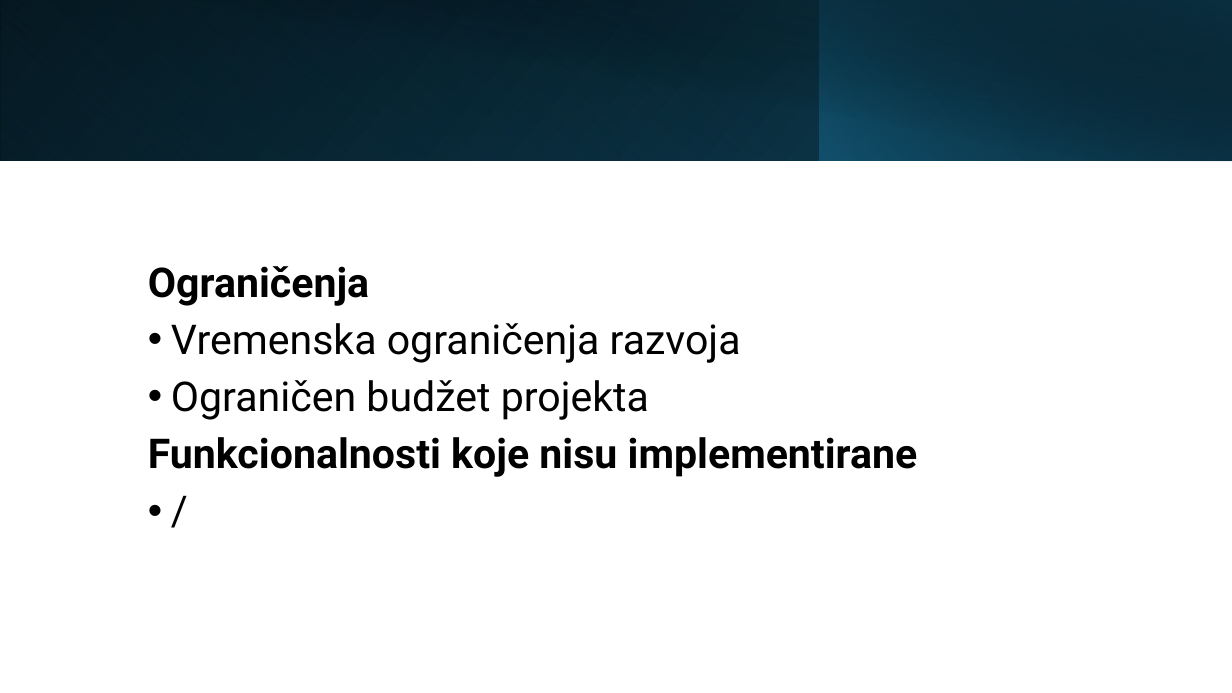
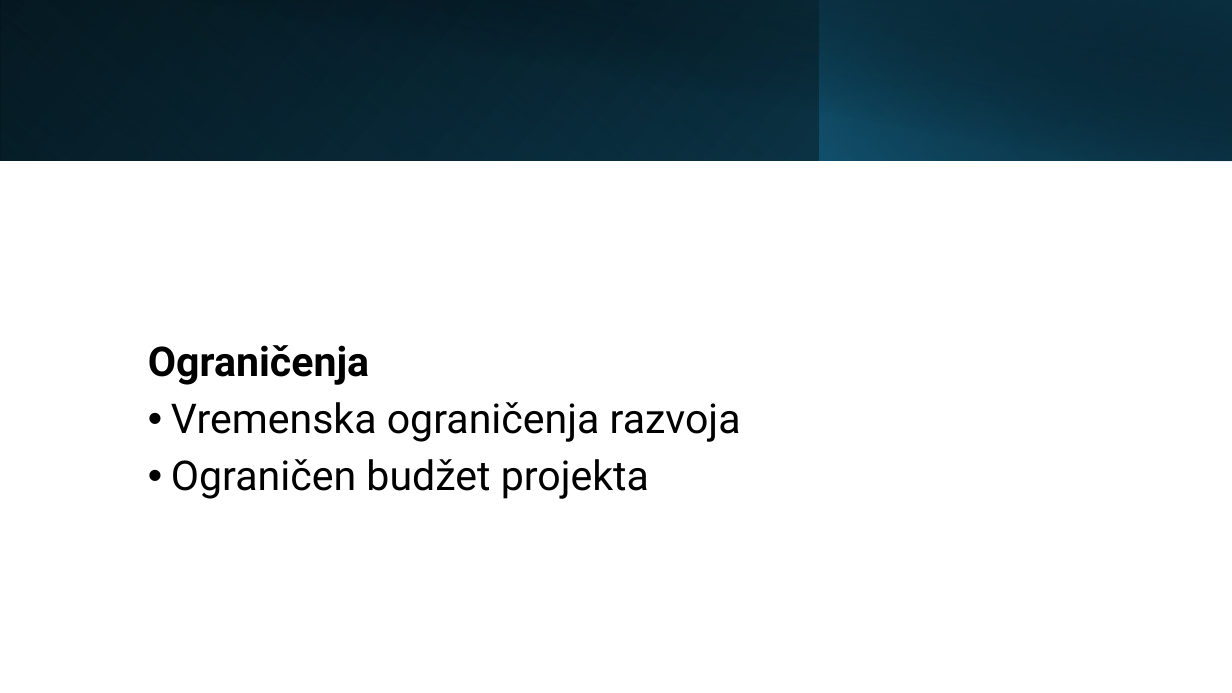
Before and after one commit to tim-error808/error808, a slide deck: slide 38 of docs/PlayTrade.pptx. Drawn at 1232x693 pixels with LibreOffice and Linux fonts; fonts in the diff are those of the drawing. Boxes give left, top, right and bottom in pixels: in the first picture for what was removed or moved away, otherwise in the second. Text is boxed around its words. In the diff, an @@ line names an element or a change of style, - is before the commit and + after.

Commit message:
update pptx

```diff
--- a/docs/PlayTrade.pptx
+++ b/docs/PlayTrade.pptx
@@ text at [148, 437, 918, 477]: paragraphs removed @@
-Funkcionalnosti koje nisu implementirane
-• /
```
Also in this commit, not shown: 2 other slides changed.
